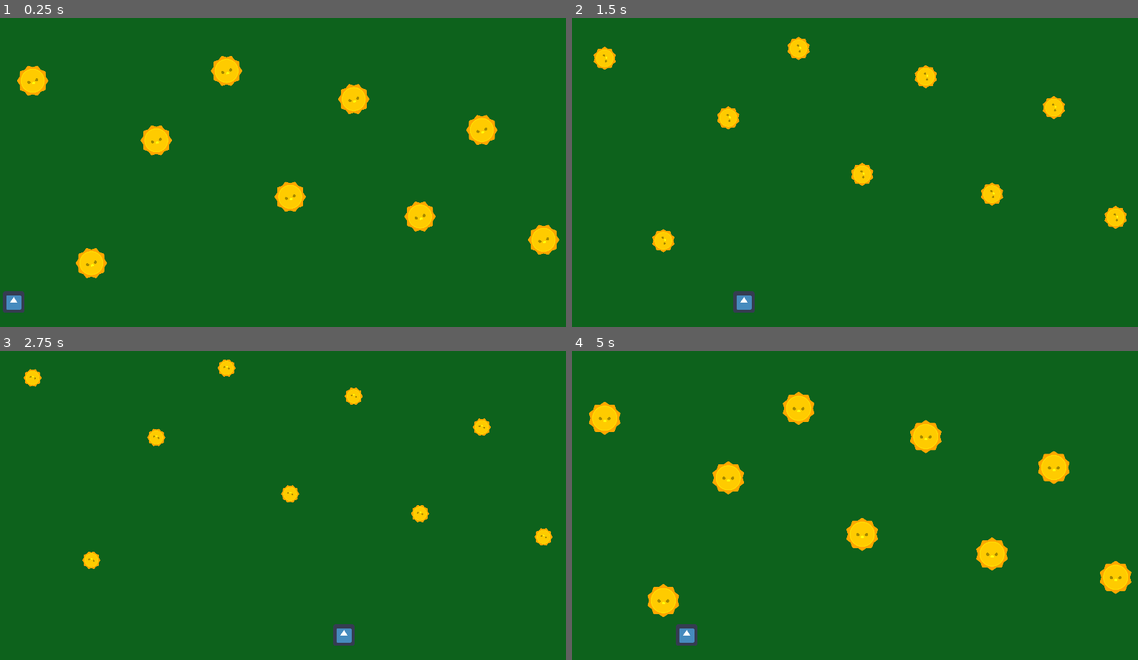
Above: before the commit, frames 1-4 (two rows, left to right).
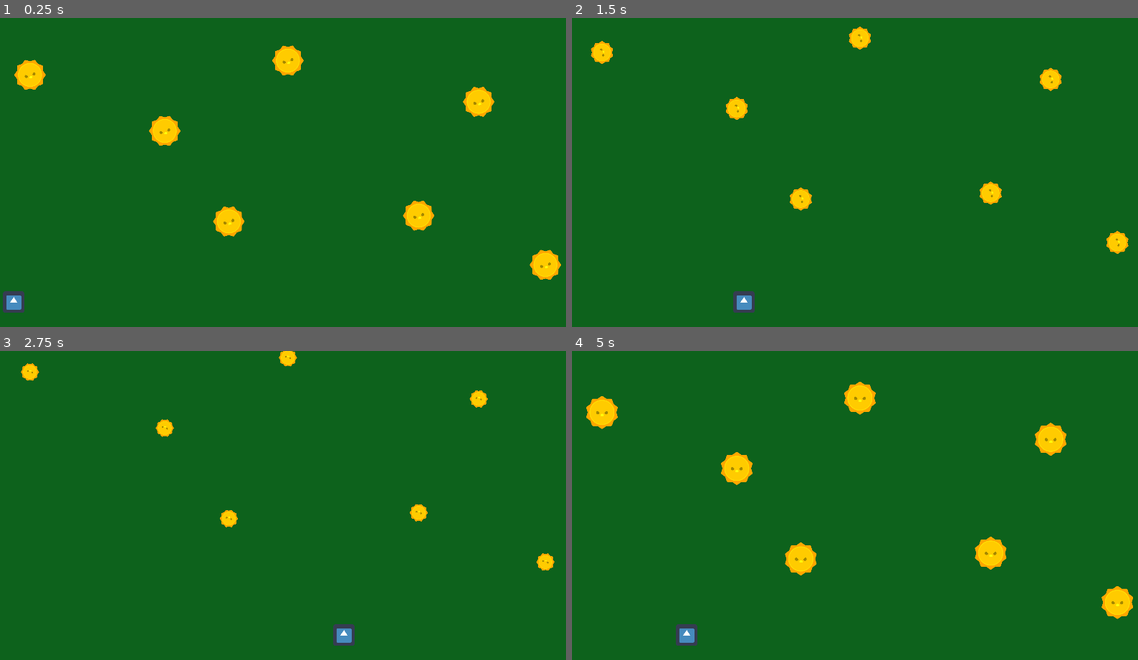
Above: after the commit, the same moments.

Repository: Szczocik/Pollinations_bee
Game: Godot game, scene res://World.tscn
Same seed, same stepped clock (60 frames per second), same inputs: the game is played once before the commit and once after it. The engine's default icon, where the game draws it, is replaced by a stand-in: a white triangle on a blue panel in a dark square.
Inputs (mouse positions are in pixels of both pictures, inside the frame that each line leads up to):
- Up to frame 1 (0.25 s): no input
- Up to frame 2 (1.5 s): move the mouse to (985, 163) at 0.52 s; move the mouse to (741, 194) at 1.27 s
- Up to frame 3 (2.75 s): move the mouse to (345, 440) at 2.02 s
- Up to frame 4 (5 s): move the mouse to (832, 576) at 2.77 s; move the mouse to (1030, 561) at 3.52 s; move the mouse to (685, 465) at 4.27 s

The runs differ from the first frame. In frame 1, 4.8% of the frame differs, in the area x 2-100%, y 8-85%; in frame 2, 2.8%; in frame 3, 1.8%; in frame 4, 5.3%, in the area x 2-100%, y 9-87%.

Commit message:
flowers

Diff:
--- a/World.gd
+++ b/World.gd
@@ -16,7 +16,3 @@
 	MusicController.reset_volume()
 	get_tree().call_group("flower", "light_off")
 	get_tree().call_group("flower", "start_move")
-
-
-func _on_Strip_body_entered(body):
-	pass
--- a/World.tscn
+++ b/World.tscn
@@ -58,6 +58,9 @@
 position = Vector2( 72, 367 )
 shape = SubResource( 3 )
 
+[node name="Flouer" parent="Stripes/Strip" instance=ExtResource( 2 )]
+position = Vector2( 67, 137 )
+
 [node name="Strip2" type="Area2D" parent="Stripes"]
 
 [node name="CollisionShape2D" type="CollisionShape2D" parent="Stripes/Strip2"]
@@ -70,17 +73,26 @@
 position = Vector2( 358, 354 )
 shape = SubResource( 3 )
 
+[node name="Flouer" parent="Stripes/Strip3" instance=ExtResource( 2 )]
+position = Vector2( 368, 262 )
+
 [node name="Strip4" type="Area2D" parent="Stripes"]
 
 [node name="CollisionShape2D" type="CollisionShape2D" parent="Stripes/Strip4"]
 position = Vector2( 501, 357 )
 shape = SubResource( 3 )
 
+[node name="Flouer" parent="Stripes/Strip4" instance=ExtResource( 2 )]
+position = Vector2( 511, 464 )
+
 [node name="Strip5" type="Area2D" parent="Stripes"]
 
 [node name="CollisionShape2D" type="CollisionShape2D" parent="Stripes/Strip5"]
 position = Vector2( 644, 358 )
 shape = SubResource( 3 )
+
+[node name="Flouer" parent="Stripes/Strip5" instance=ExtResource( 2 )]
+position = Vector2( 643, 105 )
 
 [node name="Strip6" type="Area2D" parent="Stripes"]
 
@@ -94,46 +106,28 @@
 position = Vector2( 930, 355 )
 shape = SubResource( 3 )
 
+[node name="Flouer" parent="Stripes/Strip7" instance=ExtResource( 2 )]
+position = Vector2( 935, 451 )
+
 [node name="Strip8" type="Area2D" parent="Stripes"]
+position = Vector2( 2, -6 )
 
 [node name="CollisionShape2D" type="CollisionShape2D" parent="Stripes/Strip8"]
 position = Vector2( 1073, 363 )
 shape = SubResource( 3 )
 
+[node name="Flouer" parent="Stripes/Strip8" instance=ExtResource( 2 )]
+position = Vector2( 1067, 203 )
+
 [node name="Strip9" type="Area2D" parent="Stripes"]
+position = Vector2( 8, 21 )
 
 [node name="CollisionShape2D" type="CollisionShape2D" parent="Stripes/Strip9"]
-position = Vector2( 1215, 357 )
+position = Vector2( 1210, 340 )
 shape = SubResource( 3 )
 
-[node name="Flowers" type="Node" parent="."]
-
-[node name="Flower" parent="Flowers" instance=ExtResource( 2 )]
-position = Vector2( 73, 150 )
-
-[node name="Flower2" parent="Flowers" instance=ExtResource( 2 )]
-position = Vector2( 204, 557 )
-
-[node name="Flower3" parent="Flowers" instance=ExtResource( 2 )]
-position = Vector2( 648, 409 )
-
-[node name="Flower4" parent="Flowers" instance=ExtResource( 2 )]
-position = Vector2( 1076, 260 )
-
-[node name="Flower5" parent="Flowers" instance=ExtResource( 2 )]
-position = Vector2( 1214, 505 )
-
-[node name="Flower6" parent="Flowers" instance=ExtResource( 2 )]
-position = Vector2( 790, 191 )
-
-[node name="Flower7" parent="Flowers" instance=ExtResource( 2 )]
-position = Vector2( 506, 128 )
-
-[node name="Flower8" parent="Flowers" instance=ExtResource( 2 )]
-position = Vector2( 349, 283 )
-
-[node name="Flower9" parent="Flowers" instance=ExtResource( 2 )]
-position = Vector2( 938, 453 )
+[node name="Flouer" parent="Stripes/Strip9" instance=ExtResource( 2 )]
+position = Vector2( 1210, 540 )
 
 [node name="Player" parent="." instance=ExtResource( 1 )]
 position = Vector2( 616, 634 )
@@ -145,6 +139,5 @@
 [node name="MusicReset" type="Timer" parent="."]
 wait_time = 10.0
 
-[connection signal="body_entered" from="Stripes/Strip" to="." method="_on_Strip_body_entered"]
 [connection signal="timeout" from="MusicTimer" to="." method="_on_MusicTimer_timeout"]
 [connection signal="timeout" from="MusicReset" to="." method="_on_MusicReset_timeout"]
